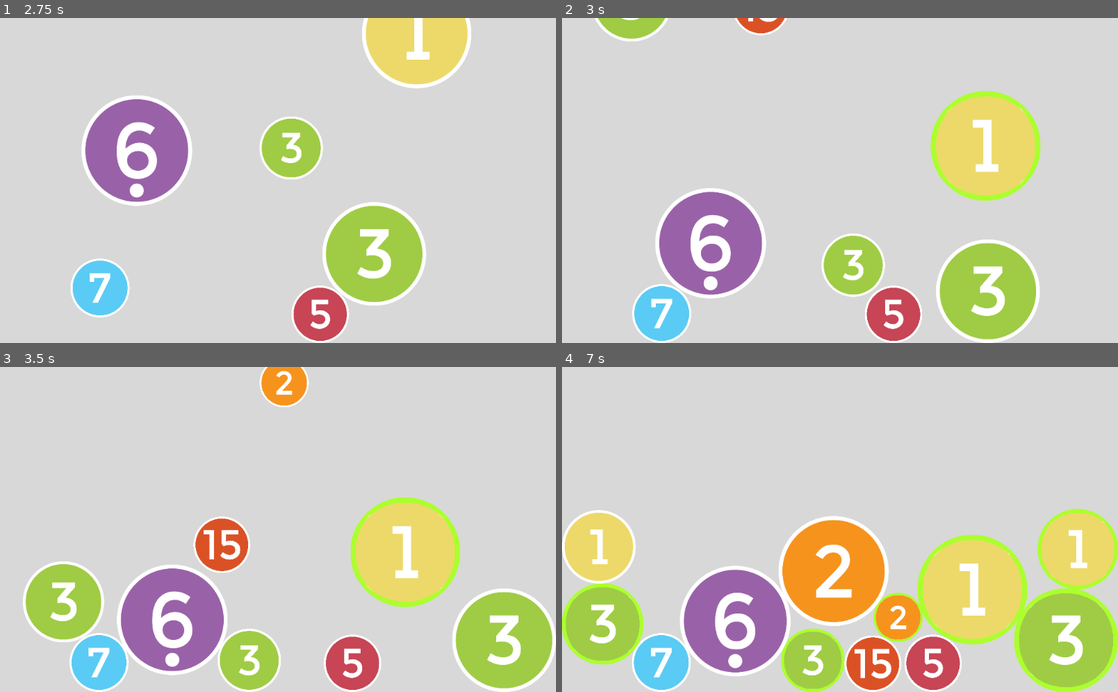
Above: before the commit, frames 1-4 (two rows, left to right).
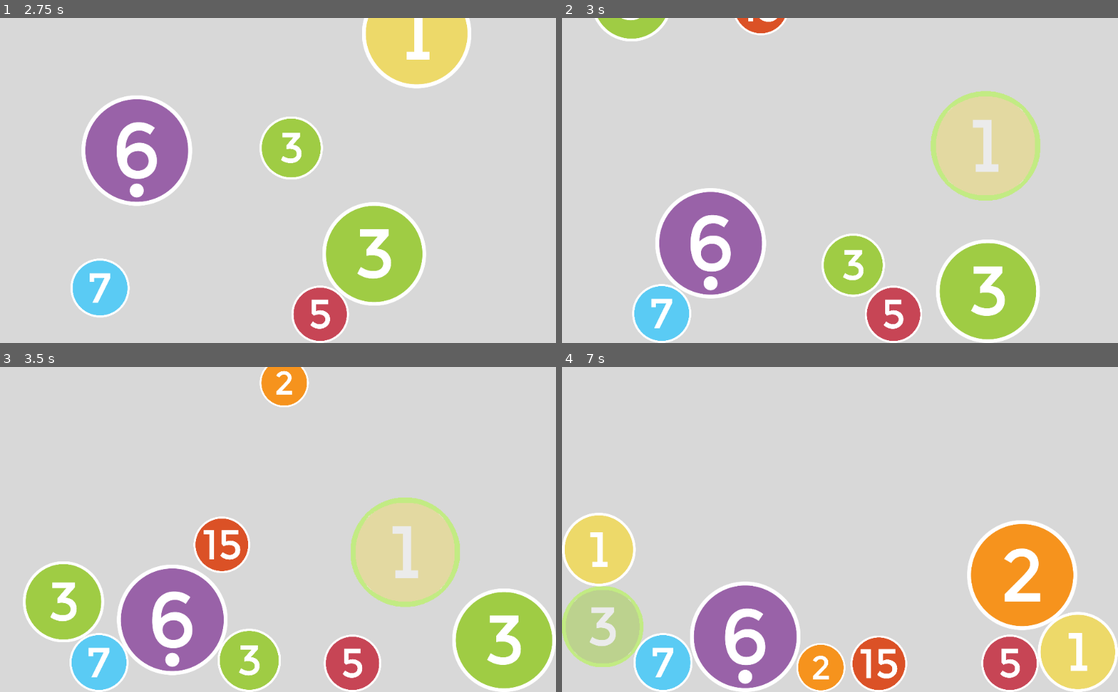
Above: after the commit, the same moments.

Repository: ZaneH/circularis-godot
Game: Godot game, scene res://scenes/Game.tscn
The game is run twice, just before and just after one commit, with the same random seed, the same clock (stepped at 60 frames per second) and the same inputs.
Inputs (mouse positions are in pixels of both pictures, inside the frame that each line leads up to):
- Up to frame 1 (2.75 s): tap Enter at 0.5 s; move the mouse to (400, 164) at 0.52 s; hold . (multi_swipe_down_right) 0.53-1.25 s; hold Middle mouse button (multi_touch) 0.53-1.25 s; click (400, 164) at 0.67 s; tap Space at 1.25 s; drag from (166, 196) to (250, 245) at 1.27 s; move the mouse to (311, 86) at 2.02 s; hold . (multi_swipe_down_right) from 2.03 s (still down); hold Mouse wheel up (pinch_outward) from 2.03 s (still down); click (311, 86) at 2.17 s
- Up to frame 2 (3 s): release . (multi_swipe_down_right) at 2.75 s; release Mouse wheel up (pinch_outward) at 2.75 s; drag from (979, 40) to (851, 154) at 2.77 s
- Up to frame 3 (3.5 s): no input
- Up to frame 4 (7 s): drag from (1067, 640) to (623, 604) at 3.52 s; drag from (812, 659) to (600, 623) at 4.27 s; move the mouse to (600, 623) at 5.02 s; hold , (multi_swipe_down) 5.03-5.75 s; hold Mouse wheel up (pinch_outward) 5.03-5.75 s; click (600, 623) at 5.17 s; drag from (1079, 549) to (600, 623) at 5.77 s; drag from (895, 617) to (834, 571) at 6.52 s

Frame 1 is identical in both runs. In frame 2, 4.9% of the frame differs, in the area x 66-86%, y 22-57%; in frame 3, 4.9%; in frame 4, 33%, in the area x 0-100%, y 43-100%.

Commit message:
Add selection logic

Diff:
--- a/scripts/ball_selection.gd
+++ b/scripts/ball_selection.gd
@@ -4,12 +4,60 @@
 var selected_circles = []
 
 func _handle_circle_pressed(circle: CircleNumber):
+	select_circle(circle, !selected_circles.has(circle))
+
+	if (check_valid_three()):
+		remove_circles_from_screen(selected_circles)
+	elif (len(selected_circles) >= 3):
+		deselect_all_circles()
+
+func check_valid_three() -> bool:
+	# check if the 3 can be a valid equation
+	if (len(selected_circles) == 3):
+		var num1 = selected_circles[0].number
+		var num2 = selected_circles[1].number
+		var num3 = selected_circles[2].number
+
+		if (num1 >= num2 and num1 >= num3):
+			if (num2 + num3 == num1):
+				return true
+			elif (num2 * num3 == num1):
+				return true
+
+		elif (num2 >= num3 and num2 >= num1):
+			if (num1 + num3 == num2):
+				return true
+			elif (num1 * num3 == num2):
+				return true
+
+		else:
+			if (num2 + num1 == num3):
+				return true
+			elif (num2 * num1 == num3):
+				return true
+
+	return false
+
+func deselect_all_circles():
+	var remove_circles = selected_circles.duplicate(true)
+	for circle in remove_circles:
+		select_circle(circle, false)
+
+func remove_circles_from_screen(circles: Array):
+	for circle in circles:
+		circle.queue_free()
+
+	selected_circles.clear()
+
+func select_circle(circle: CircleNumber, selected = true):
 	var mat = circle.get_node("Sprite").material as ShaderMaterial
 
 	if (mat):
-		if (selected_circles.has(circle)):
+		if (selected):
+			mat.set_shader_param("width", 24)
+			circle.modulate.a = 0.5
+			selected_circles.append(circle)
+		else:
 			mat.set_shader_param("width", 0)
+			circle.modulate.a = 1
 			selected_circles.erase(circle)
-		else:
-			mat.set_shader_param("width", 24)
-			selected_circles.append(circle)
